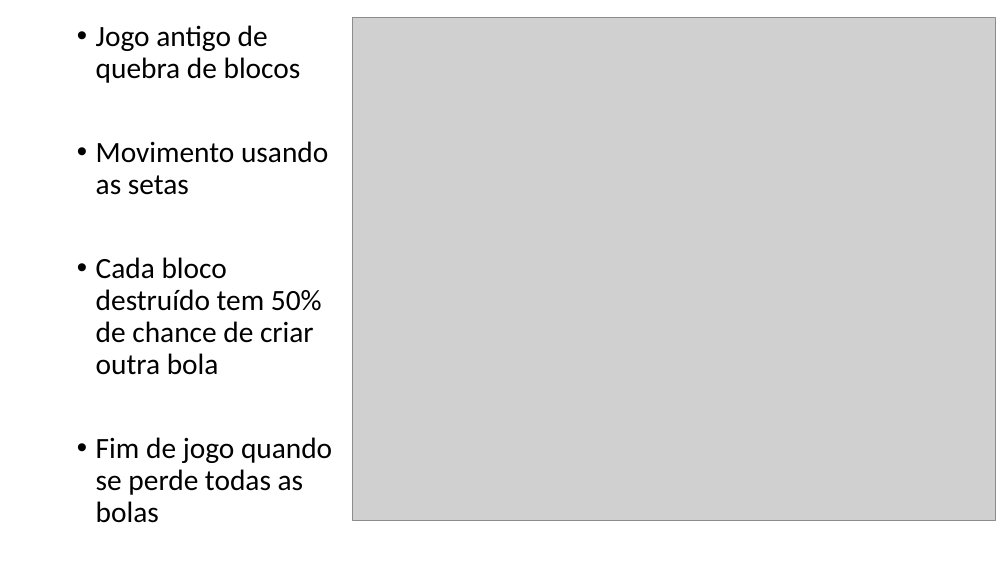
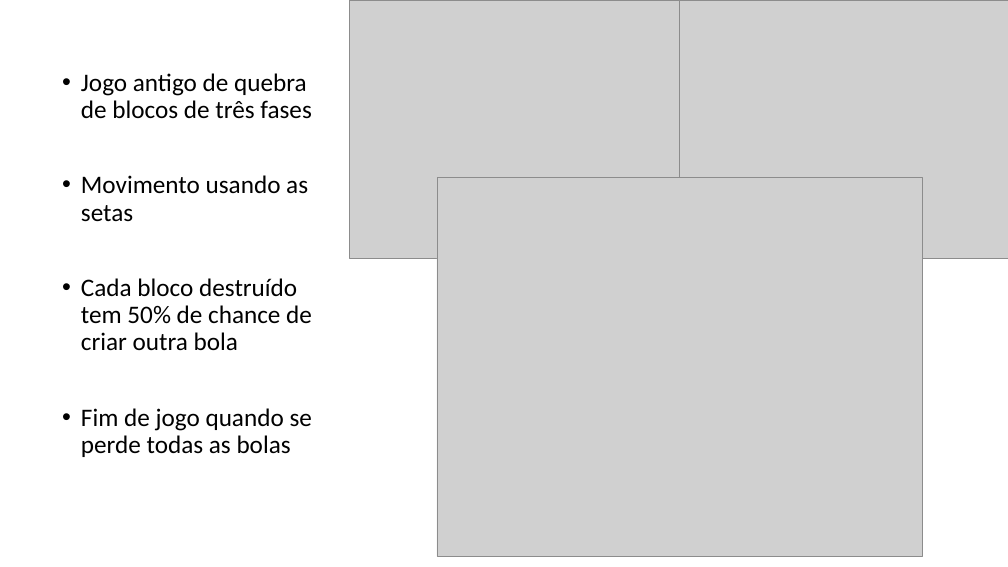
Before and after one commit to stephaniefay/INF1805, a slide deck: slide 2 of MiniProjetos/02/apresentação.pptx. Drawn at 1008x567 pixels with LibreOffice and Linux fonts; fonts in the diff are those of the drawing; grey boxes stand for pictures. Boxes give left, top, right and bottom in pixels: in the first picture for what was removed or moved away, otherwise in the second. Text is boxed around its words. In the diff, an @@ line names an element or a change of style, - is before the commit and + after.

```diff
--- a/MiniProjetos/02/apresentação.pptx
+++ b/MiniProjetos/02/apresentação.pptx
@@ picture: place and size @@
-picture at [353,17,996,521]
+picture at [350,0,680,259]
@@ picture added at [680,0,1008,259] @@
@@ text "Jogo antigo de quebra de ...": place and size @@
-text "Jogo antigo de quebra de ..." at [96,25,332,523]
+text "Jogo antigo de quebra de ..." at [81,73,312,457]
@@ text at [81,73,312,119]: text changed; size 28 to 24 pt @@
-• Jogo antigo de quebra de blocos
+• Jogo antigo de quebra de blocos de três fases
@@ text at [81,175,312,457]: size 28 to 24 pt in "Movimento usando as setas", "Cada bloco destruído tem 50% de chance ...", "Fim de jogo quando se perde todas ..." @@
@@ picture added at [437,177,923,557] @@
```
